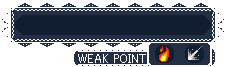
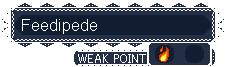
Layer changes from the first 225 × 67 image to the second:
removed layer "sES23デカムカデ.png" over 22, 19, 202, 60
renamed "Pasted Layer" to "Feedipede", showed it, painted on it over 22, 19, 97, 34
added layer "BG" over 22, 19, 202, 60
